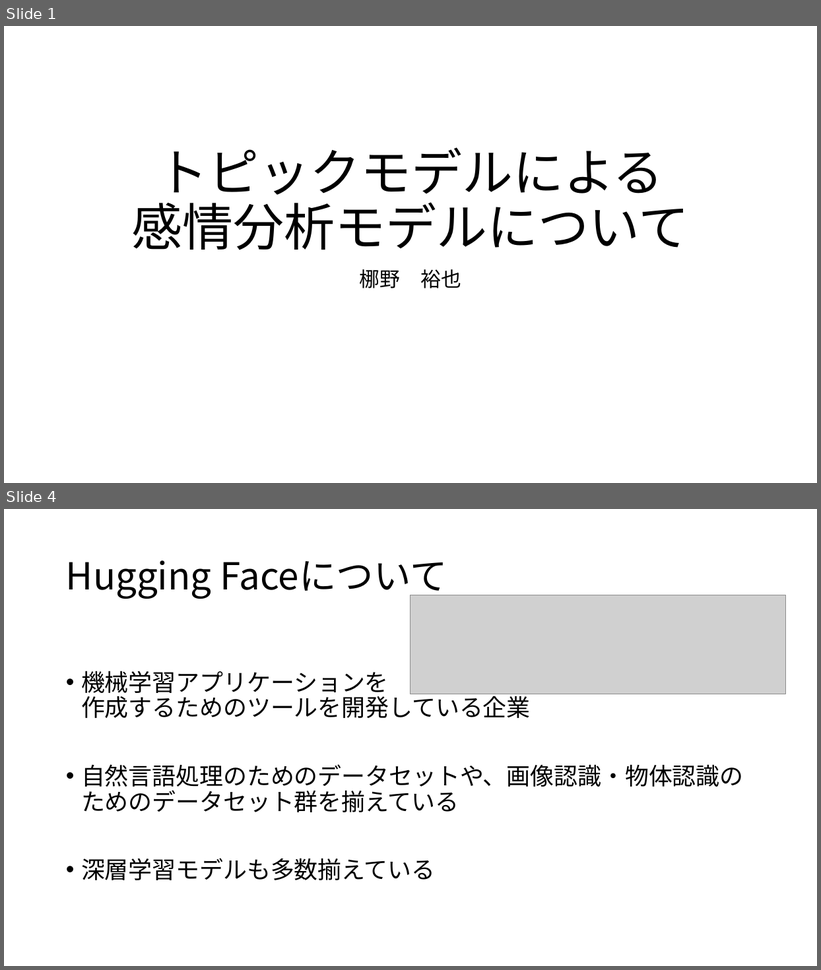
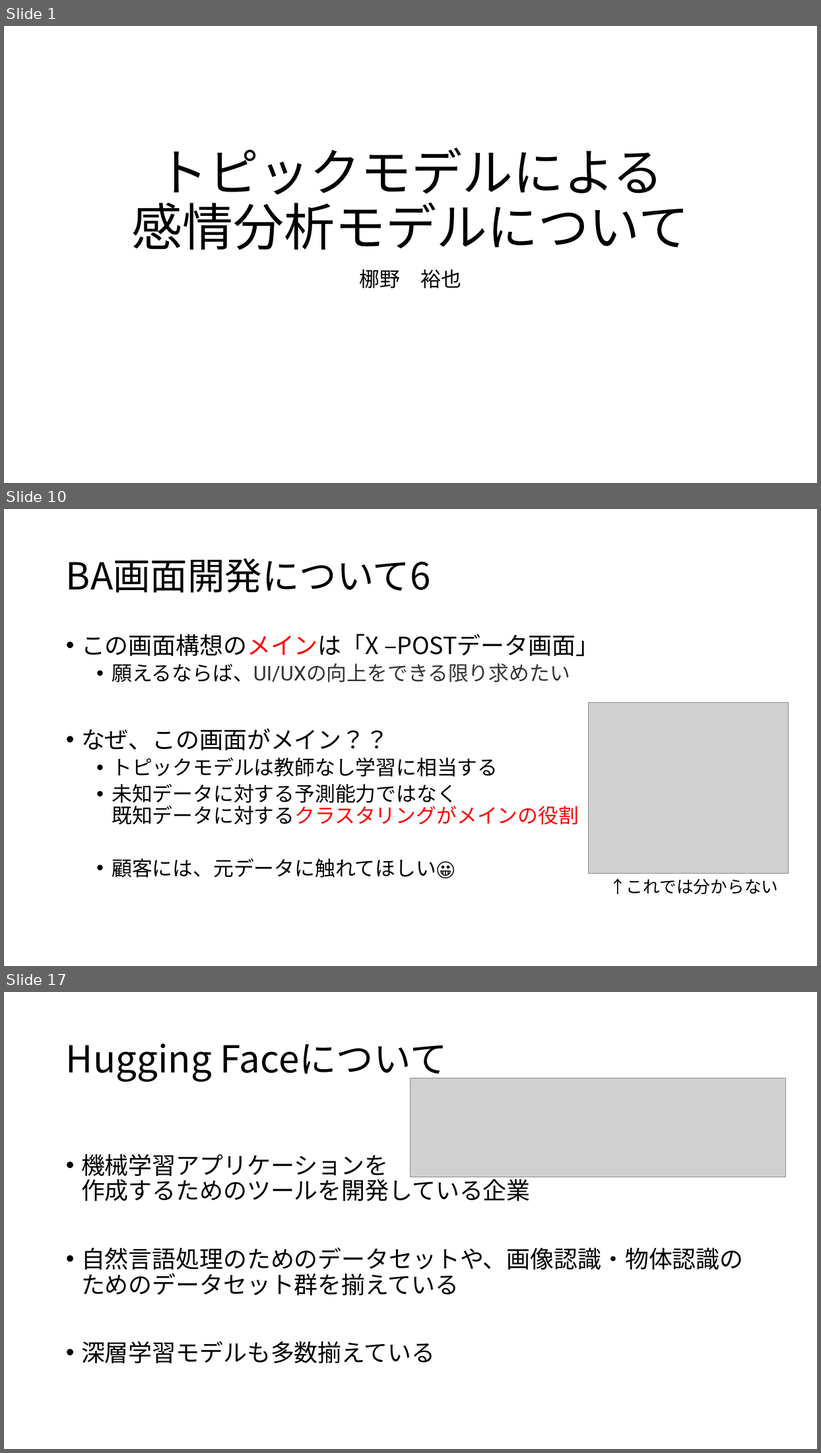
Before and after one commit to leggings8942/my_topic_model, a slide deck: 説明用資料.pptx. Shown one above the other, each under a label of ours: slides 1 and 4 before the commit, slides 1, 10 and 17 after it; the slides between them are not shown. The pictures are 821x970 and 821x1453 pixels, drawn with LibreOffice and Linux fonts; fonts in the diff are those of the drawing; grey boxes stand for pictures. Boxes give left, top, right and bottom in pixels: in the first picture for what was removed or moved away, otherwise in the second. Text is boxed around its words. In the diff, an @@ line names an element or a change of style, - is before the commit and + after.

```diff
--- a/説明用資料.pptx
+++ b/説明用資料.pptx
@@ slide 10 added at [4, 509, 817, 966], background #FFFFFF @@
@@ title added at [66, 559, 431, 593], 44 pt, text #000000 @@
+BA画面開発について6
@@ text added at [81, 634, 599, 879], 24 pt, text #000000 @@
+• この画面構想のメインは「X –POSTデータ画面」
+  • 願えるならば、UI/UXの向上をできる限り求めたい
+• なぜ、この画面がメイン？？
+  • トピックモデルは教師なし学習に相当する
+  • 未知データに対する予測能力ではなく
+    既知データに対するクラスタリングがメインの役割
+  • 顧客には、元データに触れてほしい😀
@@ picture added at [589, 703, 789, 874] @@
@@ text added at [609, 879, 778, 894], 20 pt, text #000000 @@
+↑これでは分からない
@@ what was slide 4 is now slide 17 @@
```
Also in this commit, not shown: 3 slides changed, 18 other slides added.
